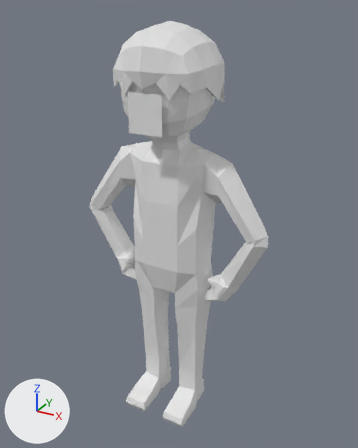
A saved change to the Blender file Game/Assets/Models/Human/npc.blend.
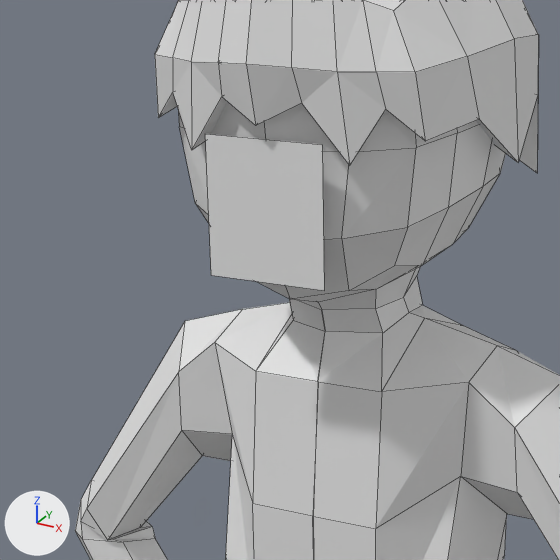
There are two pictures of each version: one whole from a 50 mm camera at (8.02, -14.03, 14.71) aimed at (0.14, 0.28, 7.55), one close up on the part from 19% to 64% of the width and 12% to 48% of the height. The axes (+X, +Y, +Z) are drawn at lower left. The lights are the same throughout. The close-ups show mesh edges as thin lines.

Script lines for the objects in view, before the commit:
```python
me_cube_000 = bpy.data.meshes.new('Cube.000')
me_cube_000.from_pydata(...)  # 686 vertices, 663 faces; spans x -3.6..3.6, y -1.77..1.77, z -0.03..14.31
me_cube_000.materials.append(mat_uvnpc)  # its picture is missing
ob_body = bpy.data.objects.new('Body', me_cube_000)
ob_body.location = (0.0, 0.0, 0.0)
```
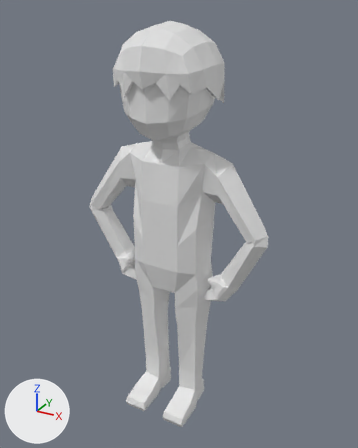
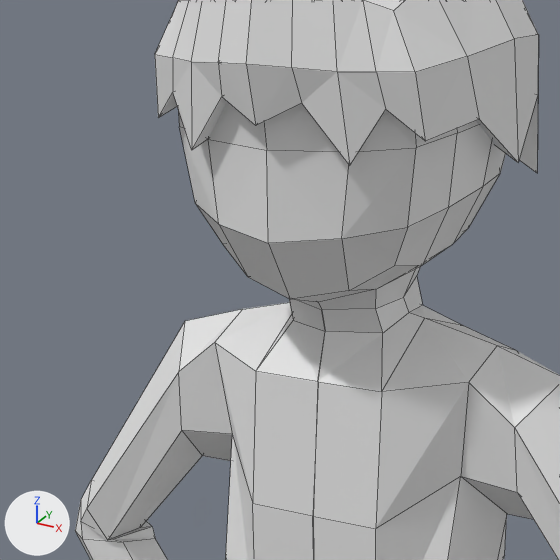
Where the change shows, as pixel boxes (x1, y1, x2, y2) in the close-ups (560 x 560 px):
part 1 of me_cube_000, deleted
    before: (205, 134, 325, 291)

Patch to the scene script:
```diff
--- a/Game/Assets/Models/Human/npc.blend.py
+++ b/Game/Assets/Models/Human/npc.blend.py
@@ me_cube_000 @@
 me_cube_000.from_pydata(...)  # 686 vertices, 663 faces; spans x -3.6..3.6, y -1.77..1.77, z -0.03..14.31
 # used by ob_body; location = (0.0, 0.0, 0.0)
+# me_cube_000 part 1: the loose piece of 4 vertices spanning x -0.59..0.59, y -1.55, z 11.14..12.38 is deleted
 me_cube_000.materials.append(mat_uvnpc)
```
